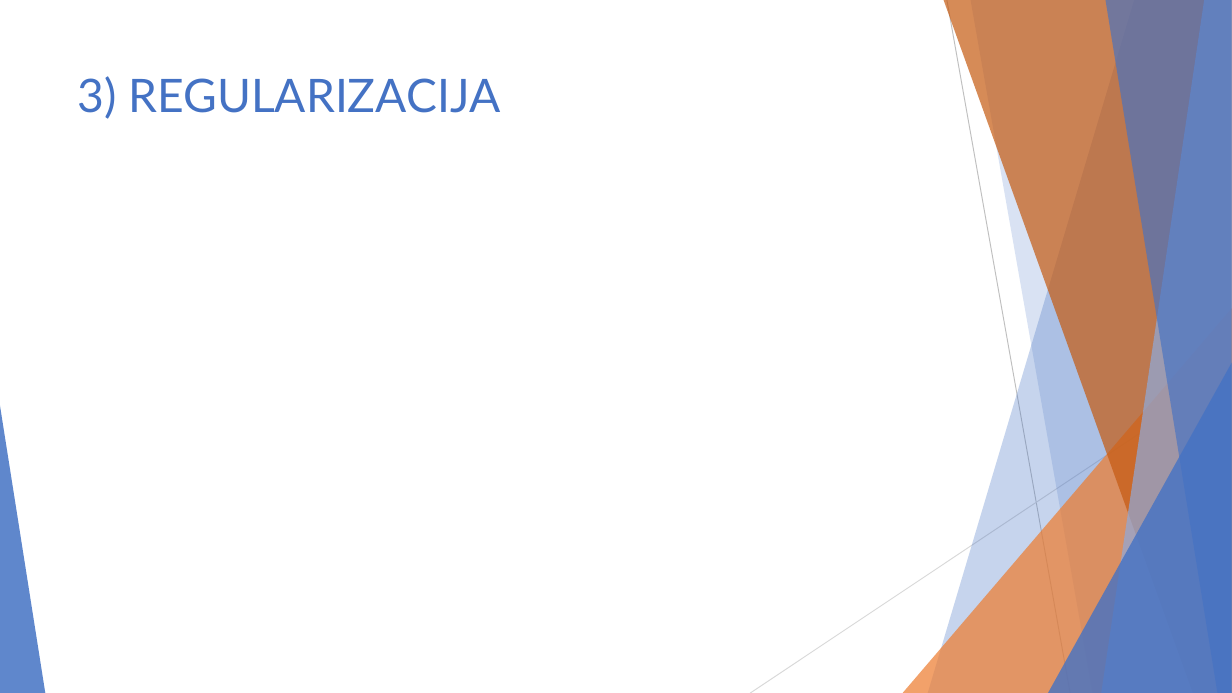
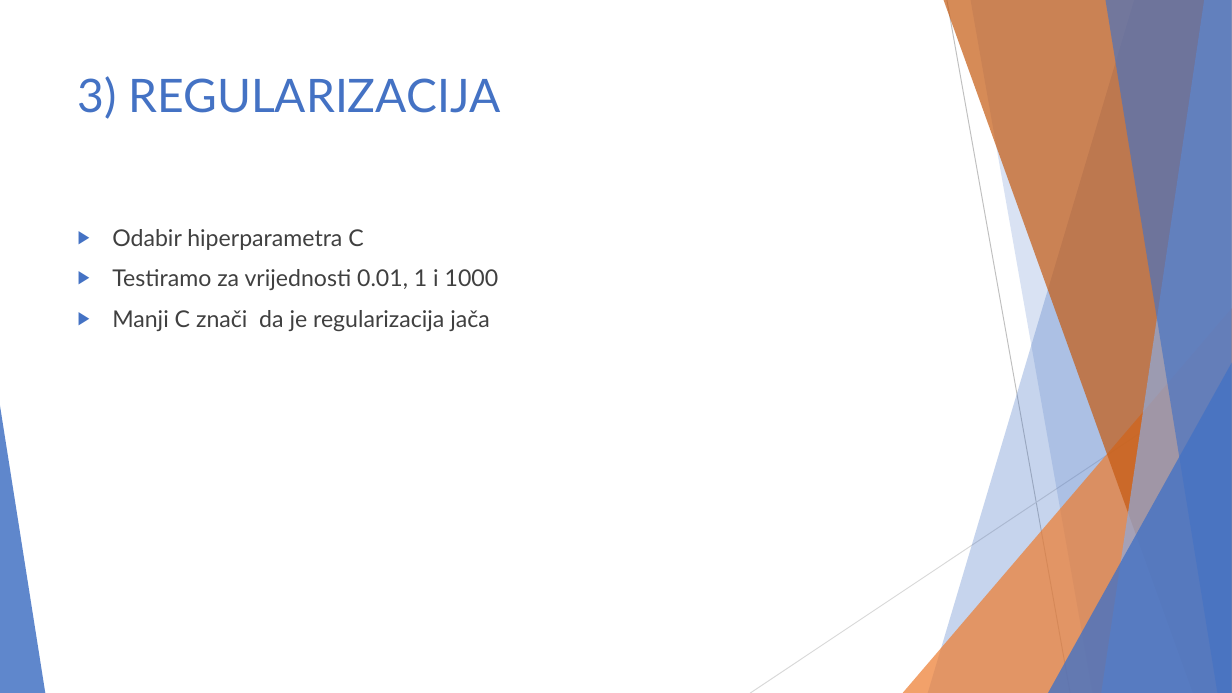
Before and after one commit to majajuric/UUZOP-Text-Classification-using-String-Kernels, a slide deck: slide 11 of UZOP_prezentacija.pptx (slide 10 before the commit). Drawn at 1232x693 pixels with LibreOffice and Linux fonts; fonts in the diff are those of the drawing. Boxes give left, top, right and bottom in pixels: in the first picture for what was removed or moved away, otherwise in the second. Text is boxed around its words. In the diff, an @@ line names an element or a change of style, - is before the commit and + after.

Commit message:
dodano sve, jako šturo... treba još regularizacija

```diff
--- a/UZOP_prezentacija.pptx
+++ b/UZOP_prezentacija.pptx
@@ text added at (x1=112, y1=229, x2=499, y2=331), 18 pt, text #404040 @@
+▶ Odabir hiperparametra C
+▶ Testiramo za vrijednosti 0.01, 1 i 1000
+▶ Manji C znači da je regularizacija jača
```
Also in this commit, not shown: 1 other slide changed, 3 slides added.
